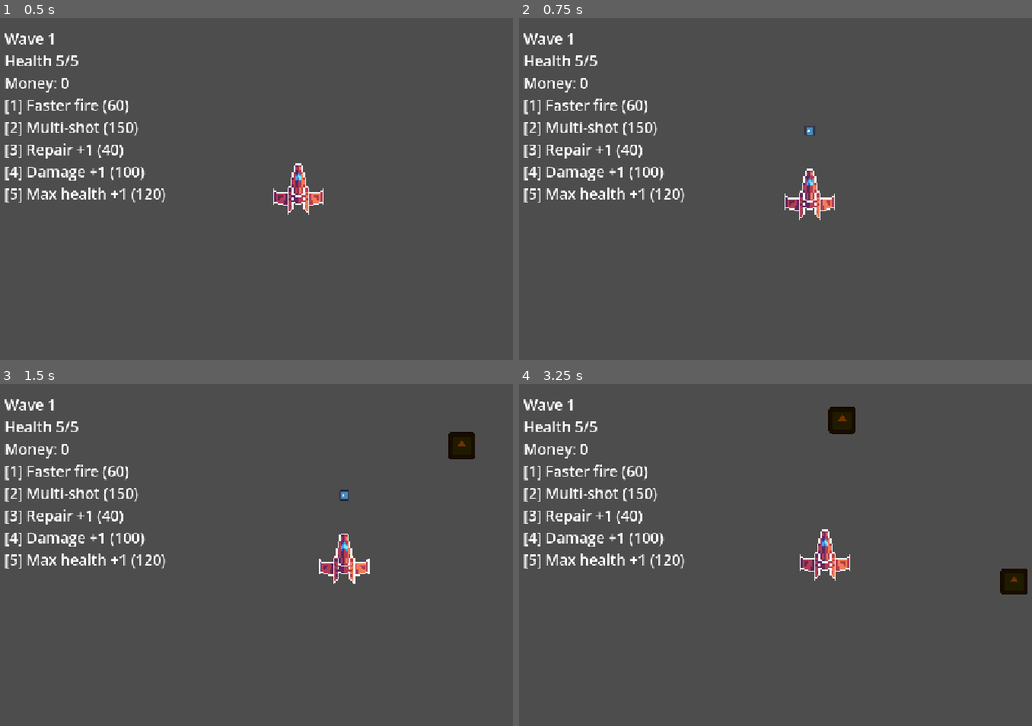
Above: before the commit, frames 1-4 (two rows, left to right).
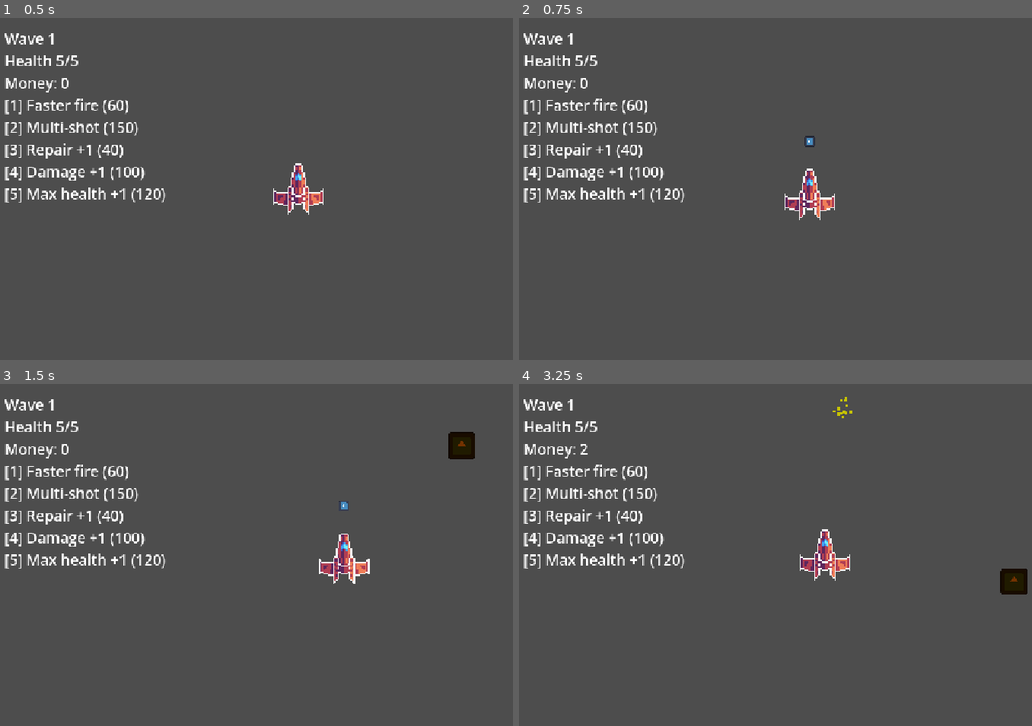
Above: after the commit, the same moments.

Repository: xbox1sxd-sketch/Hackatime-Project
Game: Godot game, scene res://Scenes/main.tscn
The game is run twice, just before and just after one commit, with the same random seed, the same clock (stepped at 60 frames per second) and the same inputs. The engine's default icon, where the game draws it, is replaced by a stand-in: a white triangle on a blue panel in a dark square.
Inputs (mouse positions are in pixels of both pictures, inside the frame that each line leads up to):
- Up to frame 1 (0.5 s): no input
- Up to frame 2 (0.75 s): tap Enter at 0.5 s; move the mouse to (811, 195) at 0.52 s; hold Up from 0.53 s (still down); tap R at 0.6 s; click (811, 195) at 0.67 s
- Up to frame 3 (1.5 s): keep holding Up; move the mouse to (343, 558) at 1.27 s; tap 1 at 1.35 s; click (343, 558) at 1.42 s
- Up to frame 4 (3.25 s): move the mouse to (770, 551) at 2.02 s; tap 2 at 2.1 s; click (770, 551) at 2.17 s; move the mouse to (826, 555) at 2.77 s; release Up at 2.78 s; hold Left from 2.78 s (still down); tap 3 at 2.85 s; click (826, 555) at 2.92 s

Frame 1 is identical in both runs. In frame 2, less than 0.1% of the frame differs, in the area x 55-58%, y 31-38%; in frame 3, less than 0.1%; in frame 4, 0.5%, in the area x 11-66%, y 3-21%.

Commit message:
you can now click to shoot

Diff:
--- a/Scripts/player.gd
+++ b/Scripts/player.gd
@@ -13,6 +13,11 @@
 	Input.mouse_mode = Input.MOUSE_MODE_CAPTURED
 	global_position = get_viewport_rect().size / 2
 
+
+func _process(delta):
+	if Input.mouse_mode == Input.MOUSE_MODE_CAPTURED and Input.is_mouse_button_pressed(MOUSE_BUTTON_LEFT):
+		shoot()
+
 func _input(event):
 	if event is InputEventMouseMotion and Input.mouse_mode == Input.MOUSE_MODE_CAPTURED:
 		var screen = get_viewport_rect().size
@@ -20,9 +25,7 @@
 		global_position.x = clamp(global_position.x, margin, screen.x - margin)
 		global_position.y = clamp(global_position.y, margin, screen.y - margin)
 	if event is InputEventMouseButton and event.pressed and event.button_index == MOUSE_BUTTON_LEFT:
-		if Input.mouse_mode == Input.MOUSE_MODE_CAPTURED:
-			shoot()
-		else:
+		if Input.mouse_mode != Input.MOUSE_MODE_CAPTURED:
 			Input.mouse_mode = Input.MOUSE_MODE_CAPTURED
 	if event is InputEventKey and event.pressed and event.keycode == KEY_ESCAPE:
 		Input.mouse_mode = Input.MOUSE_MODE_VISIBLE
